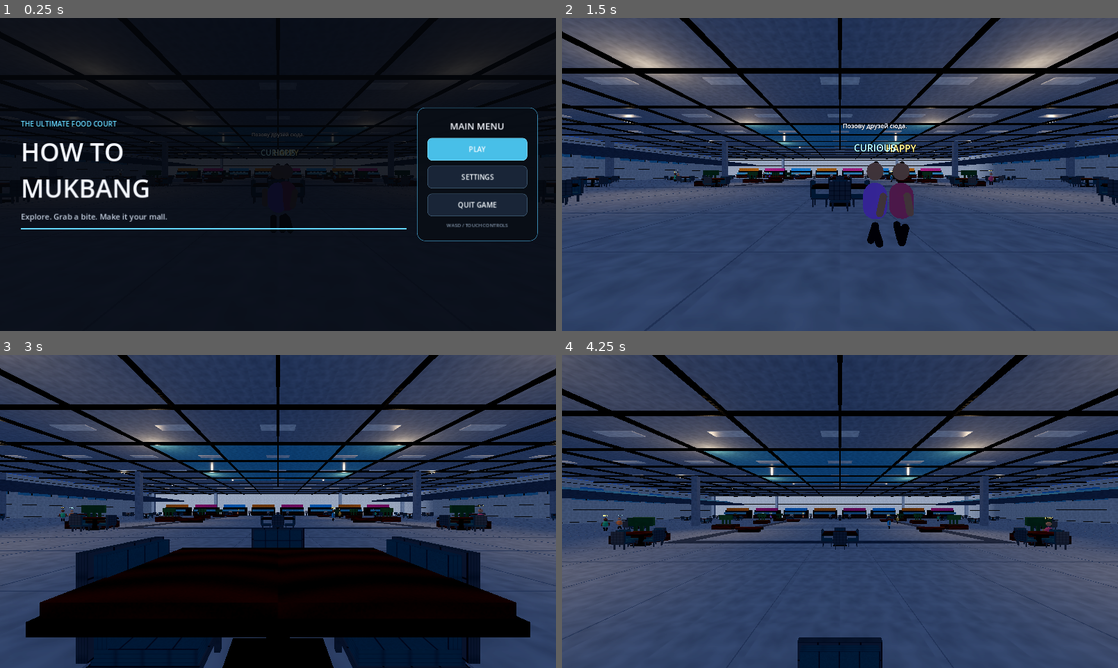
Above: before the commit, frames 1-4 (two rows, left to right).
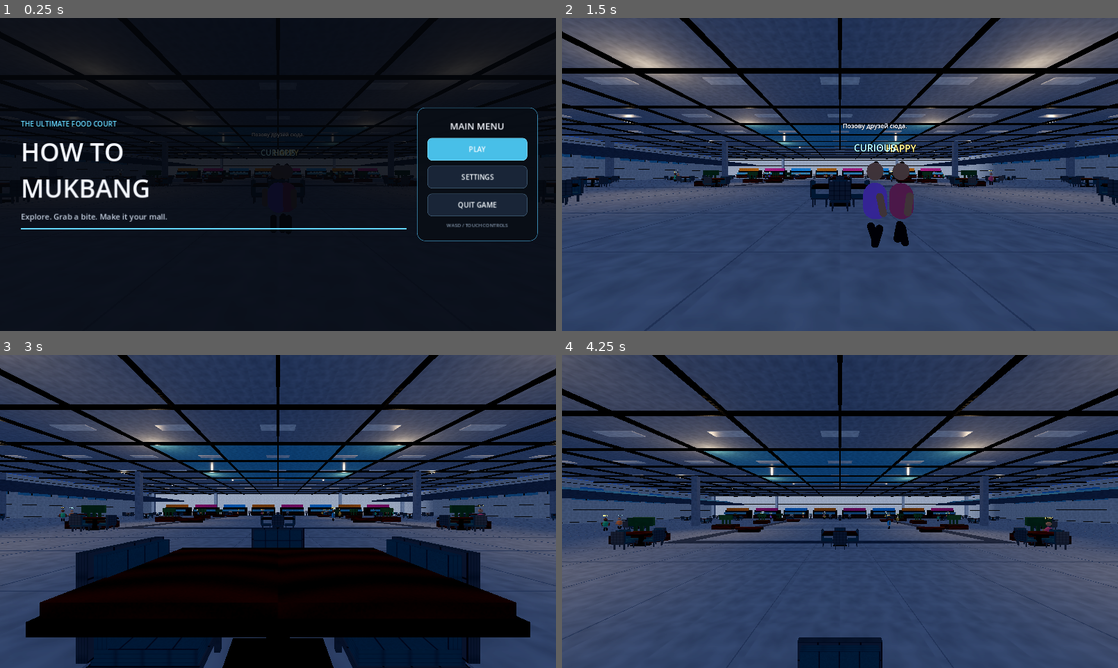
Above: after the commit, the same moments.

Repository: gggevego15-ui/How-to-MUKBANG
Game: Godot game, scene res://scenes/main.tscn
Two runs of this game, one before a commit and one after it. Both use one fixed random seed, a clock stepped at 60 frames per second and the inputs below.
Inputs (mouse positions are in pixels of both pictures, inside the frame that each line leads up to):
- Up to frame 1 (0.25 s): no input
- Up to frame 2 (1.5 s): click "PLAY" at 0.5 s; tap Enter at 1.25 s; move the mouse to (867, 174) at 1.27 s; hold Up (ui_up) from 1.28 s (still down); hold E from 1.28 s (still down)
- Up to frame 3 (3 s): keep holding Up (ui_up); tap Space at 1.52, 2.27 s; move the mouse to (250, 511) at 2.02 s; release E at 2.03 s; tap F at 2.1 s; move the mouse to (289, 505) at 2.77 s; hold Shift from 2.78 s (still down)
- Up to frame 4 (4.25 s): keep holding Up (ui_up); move the mouse to (834, 517) at 3.52 s; release Shift at 3.53 s; tap E at 3.6 s; tap Space at 3.77 s

The runs differ from the first frame. In frame 1, less than 0.1% of the frame differs, in the area x 37-69%, y 49-52%; in frame 2, 0.3%, in the area x 20-78%, y 49-74%; in frame 3, less than 0.1%; in frame 4, less than 0.1%.

Commit message:
Add food queue NPCs at four mall counters

Diff:
--- a/scripts/mall.gd
+++ b/scripts/mall.gd
@@ -582,6 +582,39 @@
 		visitor.position = route[i % route.size()]
 		add_child(visitor)
 
+
+	# Four visible food queues, with three visitors each. Slot 0 is nearest the counter.
+	# Queue visitors share a vendor group, so service happens one customer at a time.
+	var queue_vendor_indices: Array[int] = [1, 3, 5, 7]
+	for vendor_index in queue_vendor_indices:
+		var vendor_x := -40.0 + float(vendor_index) * 11.4
+		for slot in range(3):
+			var visitor := Node3D.new()
+			visitor.name = "FoodQueue_Vendor%02d_Slot%02d" % [vendor_index, slot]
+			visitor.set_script(load("res://scripts/npc_visitor.gd"))
+			var queue_x := vendor_x + (float(slot) - 1.0) * 0.62
+			var queue_z := -33.0 + float(slot) * 2.25
+			var route: Array[Vector3] = [
+				Vector3(queue_x, 0, queue_z),
+				Vector3(vendor_x, 0, -34.55),
+				Vector3(vendor_x + 2.7, 0, -25.7),
+				Vector3(vendor_x + 4.0, 0, -23.8)
+			]
+			visitor.set("waypoints", route)
+			visitor.set("walk_speed", 0.82 + float(slot) * 0.08)
+			visitor.set("outfit_color", outfit_colors[(vendor_index + slot) % outfit_colors.size()])
+			visitor.set("skin_color", Color("d7a17e") if (vendor_index + slot) % 3 != 0 else Color("8e5b43"))
+			visitor.set("queue_mode", true)
+			visitor.set("queue_vendor_index", vendor_index)
+			visitor.set("queue_slot", slot)
+			visitor.set("queue_waypoint_index", 0)
+			visitor.set("service_waypoint_index", 1)
+			visitor.set("queue_wait_seconds", 1.6 + float(slot) * 0.25)
+			visitor.set("service_wait_seconds", 2.2)
+			visitor.set("start_waypoint", 0)
+			visitor.position = route[0]
+			add_child(visitor)
+
 	# A smaller group walks through open street-shop entrances, pauses inside,
 	# and heads back out onto the wet sidewalk.
 	for i in range(6):
